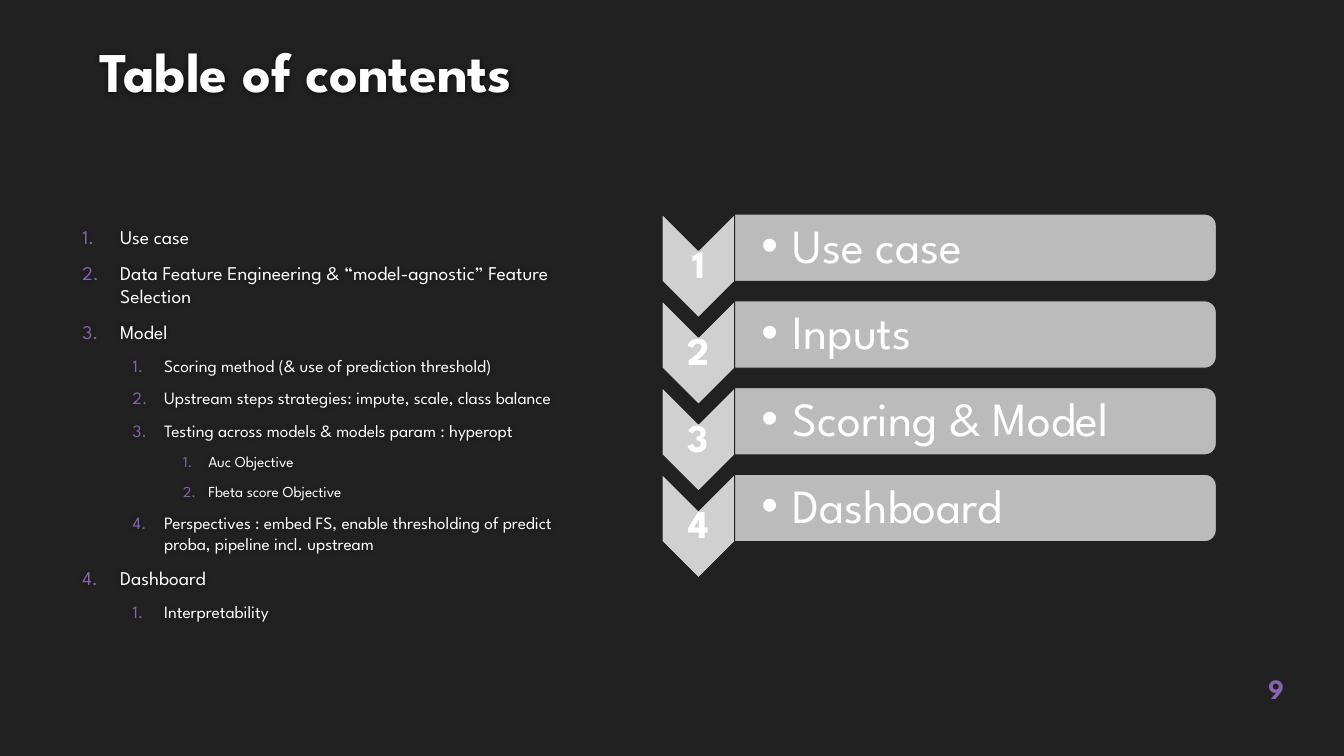
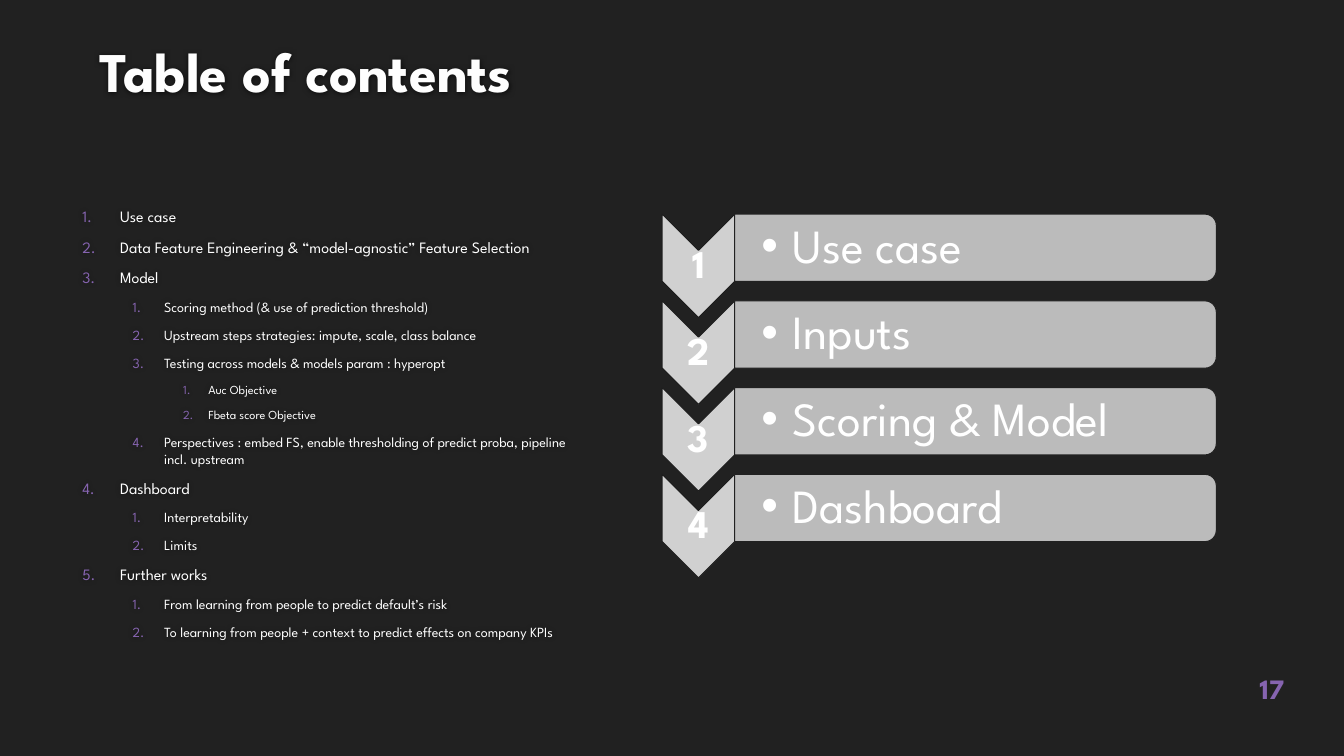
Before and after one commit to EtienneLardeur/P7_Scoring, a slide deck: slide 17 of P7_Support.pptx (slide 9 before the commit). Drawn at 1344x756 pixels with LibreOffice and Linux fonts; fonts in the diff are those of the drawing; grey boxes stand for pictures; background and template pictures are left out. Boxes give left, top, right and bottom in pixels: in the first picture for what was removed or moved away, otherwise in the second. Text is boxed around its words. In the diff, an @@ line names an element or a change of style, - is before the commit and + after.

```diff
--- a/P7_Support.pptx
+++ b/P7_Support.pptx
@@ text at (120,211,565,525): size 13.9 to 11.2 pt in "Use case", "Data Feature Engineering & “model-agnostic” Feature Selectio ...", "Model", "Dashboard"; size 12.4 to 10 pt in "Scoring method (& use of prediction threshold)", "Upstream steps strategies: impute, scale, class balance", "Testing across models & models param : ...", "Perspectives : embed FS, enable thresholding of ..." and 1 more places; size 10.8 to 8.8 pt in "Auc Objective", "Fbeta score Objective" @@
@@ text at (120,540,553,640): paragraphs added @@
+  2. Limits
+5. Further works
+  1. From learning from people to predict default’s risk
+  2. To learning from people + context to predict effects on company KPIs
@@ page number at (1260,680,1284,699): text changed @@
-9
+17
```
Also in this commit, not shown: 12 other slides changed, 9 slides added, 12 slides removed.
